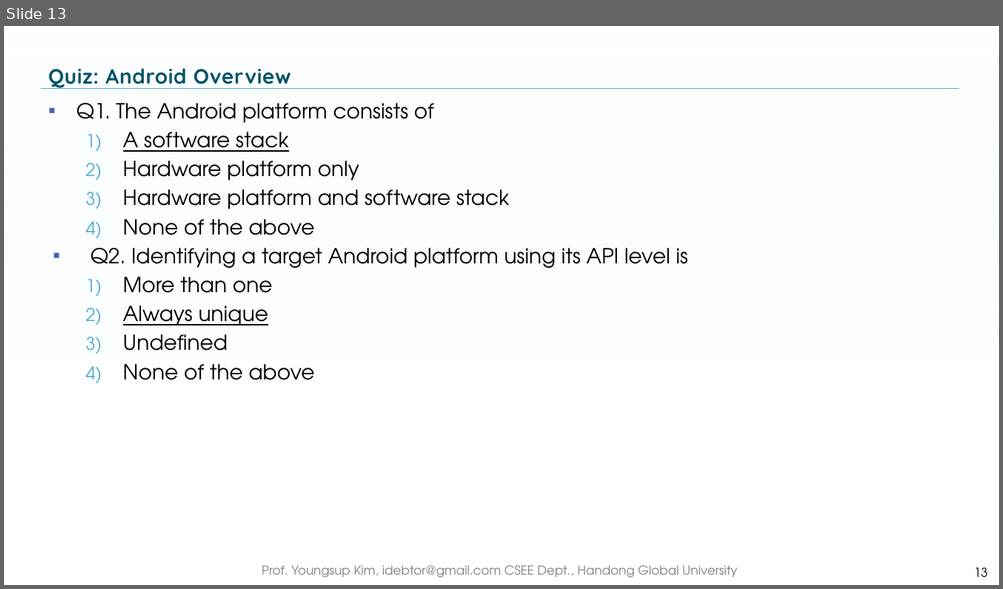
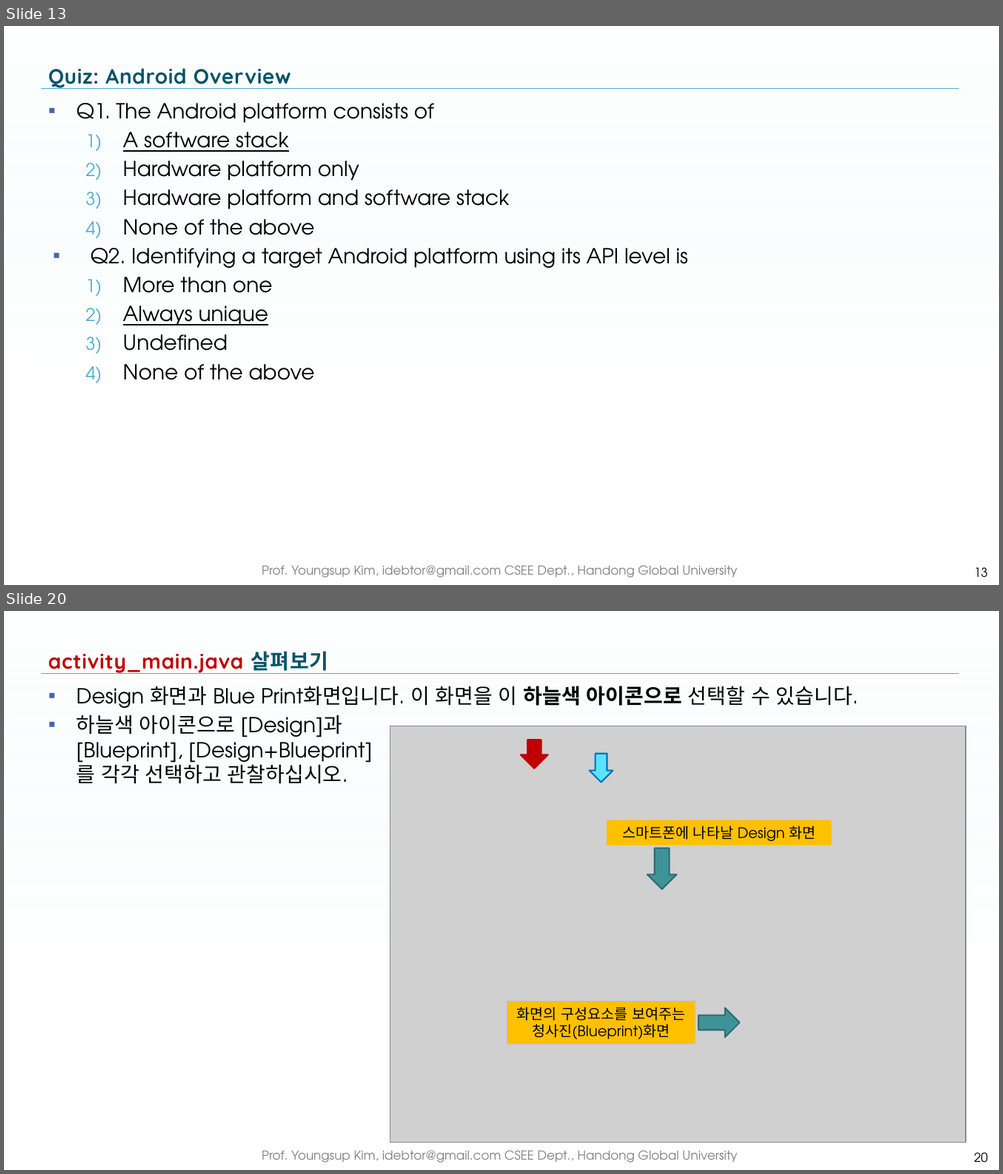
Before and after one commit to idebtor/KOICA-ML, a slide deck: ppt-pdf/template01.pptx. Shown one above the other, each under a label of ours: slide 13 before the commit, slides 13 and 20 after it; the slides between them are not shown. The pictures are 1003x589 and 1003x1174 pixels, drawn with LibreOffice and Linux fonts; fonts in the diff are those of the drawing; grey boxes stand for pictures; background and template pictures are left out. Boxes give left, top, right and bottom in pixels: in the first picture for what was removed or moved away, otherwise in the second. Text is boxed around its words. In the diff, an @@ line names an element or a change of style, - is before the commit and + after.

```diff
--- a/ppt-pdf/template01.pptx
+++ b/ppt-pdf/template01.pptx
@@ slide 20 added at (4,611,999,1170), background picture (left out); not listed: 3 template elements that a slide beside it also shows @@
@@ title added at (48,651,328,674), 20 pt, text #C00000, bold @@
+activity_main.java 살펴보기
@@ text added at (77,686,858,784), 20 pt, text #000000 @@
+▪ Design 화면과 Blue Print화면입니다. 이 화면을 이 하늘색 아이콘으로 선택할 수 있습니다.
+▪ 하늘색 아이콘으로 [Design]과
+  [Blueprint], [Design+Blueprint]
+  를 각각 선택하고 관찰하십시오.
@@ picture added at (390,726,966,1144) @@
@@ down arrow added at (521,740,548,769), fill #C00000, outline #C00000 1.5 pt @@
@@ down arrow added at (589,754,612,783), fill #5CE2FF, outline #0070C0 1.5 pt @@
@@ rectangle added at (607,820,831,846), fill #FFC000, 14 pt, text #000000 @@
+스마트폰에 나타날 Design 화면
@@ right arrow added at (647,849,676,889), fill #3F949A, outline #2F6D72 1.5 pt @@
@@ rectangle added at (507,1002,696,1045), fill #FFC000, outline #BFBFBF 0.75 pt, 14 pt, text #000000 @@
+화면의 구성요소를 보여주는 청사진(Blueprint)화면
@@ right arrow added at (699,1008,740,1037), fill #3F949A, outline #2F6D72 1.5 pt @@
@@ page number added at (973,1153,987,1163), 12 pt, text #000000 @@
+20
```
Also in this commit, not shown: 7 slides changed, 11 other slides added, 1 other file.
